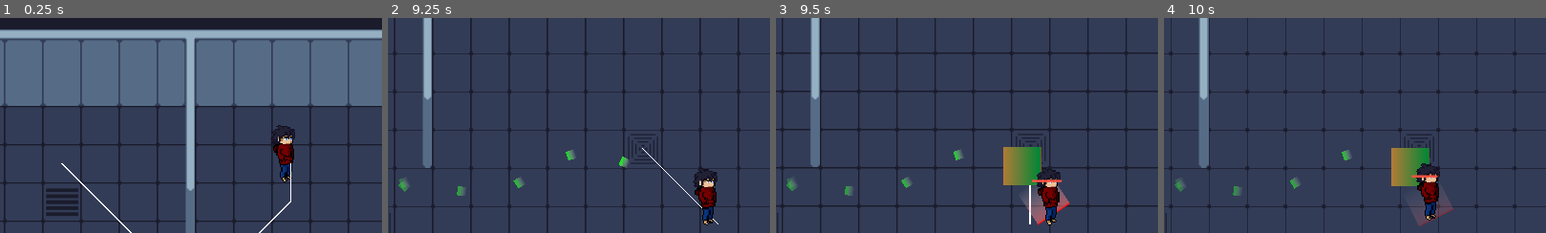
Above: before the commit, frames 1-4 (left to right).
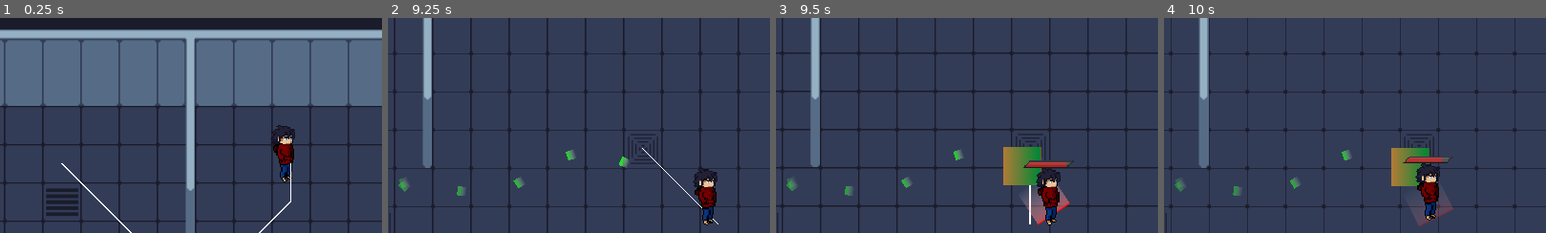
Above: after the commit, the same moments.

Repository: DarrylBD99/Game-Off-2023
Game: Godot game, scene res://Scenes/Levels/LevelTest.tscn
Two runs of this game, one before a commit and one after it. Both use one fixed random seed, a clock stepped at 60 frames per second and the inputs below.
Inputs (mouse positions are % of the whole screen's width and height, from its top left):
- Up to frame 1 (0.25 s): no input
- Up to frame 2 (9.25 s): move the mouse to (72, 45) at 0.52 s; hold D (player_right) 0.53-1.28 s; hold Q (player_ability) 0.53-1.28 s; move the mouse to (30, 55) at 1.27 s; hold S (player_down) 1.28-2.03 s; click (30, 55) at 1.35 s; move the mouse to (60, 28) at 2.02 s; hold D (player_right) 2.03-2.78 s; hold Q (player_ability) 2.03-2.78 s; move the mouse to (45, 70) at 2.77 s; hold W (player_up) 2.78-3.53 s; click (45, 70) at 2.85 s; move the mouse to (80, 65) at 3.52 s; hold Q (player_ability) 3.53-4.28 s; hold A (player_left) 3.53-5.03 s; move the mouse to (20, 35) at 4.27 s; click (20, 35) at 4.35 s; move the mouse to (55, 50) at 5.02 s; hold S (player_down) 5.03-5.78 s; hold Q (player_ability) 5.03-5.78 s; move the mouse to (35, 25) at 5.77 s; hold D (player_right) 5.78-6.53 s; click (35, 25) at 5.85 s; move the mouse to (72, 45) at 6.52 s; hold W (player_up) 6.53-7.28 s; hold Q (player_ability) 6.53-7.28 s; move the mouse to (30, 55) at 7.27 s; hold D (player_right) 7.28-8.03 s; click (30, 55) at 7.35 s; move the mouse to (60, 28) at 8.02 s; hold S (player_down) 8.03-8.78 s; hold Q (player_ability) 8.03-8.78 s; move the mouse to (45, 70) at 8.77 s; hold A (player_left) from 8.78 s (still down); click (45, 70) at 8.85 s
- Up to frame 3 (9.5 s): keep holding A (player_left)
- Up to frame 4 (10 s): move the mouse to (80, 65) at 9.52 s; release A (player_left) at 9.53 s; hold W (player_up) from 9.53 s (still down); hold Q (player_ability) from 9.53 s (still down)
The pictures show only the part of the screen within x 13-63%, y 16-66%; the shares and areas given below are measured in that part.

Frames 1-2 are identical in both runs. In frame 3, 0.5% of the frame differs, in the area x 64-78%, y 66-77%; in frame 4, 0.5%.

Commit message:
updated health bar

Diff:
--- a/Scenes/GUI/HealthBar.tscn
+++ b/Scenes/GUI/HealthBar.tscn
@@ -1,26 +1,21 @@
-[gd_scene load_steps=4 format=3 uid="uid://chej3fpp47ckd"]
+[gd_scene load_steps=5 format=3 uid="uid://ck7up650h05ob"]
 
 [ext_resource type="Script" path="res://Scripts/GUI/HealthBar.gd" id="1_imu2r"]
+[ext_resource type="Texture2D" uid="uid://b0kaoc0g2hel6" path="res://Sprites/GUI/HealthBar/HealthBarBottom.png" id="1_vkm7y"]
+[ext_resource type="Texture2D" uid="uid://datiwrbdumw70" path="res://Sprites/GUI/HealthBar/HealthBarTop.png" id="2_fc1xy"]
+[ext_resource type="Texture2D" uid="uid://bdjs6q32v7dhy" path="res://Sprites/GUI/HealthBar/HealthBar.png" id="3_rrbio"]
 
-[sub_resource type="StyleBoxEmpty" id="StyleBoxEmpty_e2jxu"]
-
-[sub_resource type="StyleBoxFlat" id="StyleBoxFlat_4y6j1"]
-bg_color = Color(1, 0.32549, 0.258824, 1)
-corner_radius_top_left = 4
-corner_radius_top_right = 4
-corner_radius_bottom_right = 4
-corner_radius_bottom_left = 4
-
-[node name="HealthBar" type="ProgressBar"]
-z_index = 1
-offset_left = -14.0
-offset_top = -1.0
-offset_right = 14.0
-offset_bottom = 1.0
-theme_override_styles/background = SubResource("StyleBoxEmpty_e2jxu")
-theme_override_styles/fill = SubResource("StyleBoxFlat_4y6j1")
+[node name="HealthBar" type="TextureProgressBar"]
+texture_filter = 1
+offset_left = -21.0
+offset_top = -4.0
+offset_right = 21.0
+offset_bottom = 2.0
 value = 50.0
-show_percentage = false
+texture_under = ExtResource("1_vkm7y")
+texture_over = ExtResource("2_fc1xy")
+texture_progress = ExtResource("3_rrbio")
+texture_progress_offset = Vector2(2, 1)
 script = ExtResource("1_imu2r")
 
 [node name="VisibleTimer" type="Timer" parent="."]
--- a/Scenes/Objects/Entity/player.tscn
+++ b/Scenes/Objects/Entity/player.tscn
@@ -68,8 +68,8 @@
 shape = SubResource("RectangleShape2D_miyjb")
 
 [node name="HealthBar" parent="." node_paths=PackedStringArray("health") instance=ExtResource("5_8e6fa")]
-offset_top = -22.0
-offset_bottom = -20.0
+offset_top = -38.0
+offset_bottom = -36.0
 health = NodePath("../HP")
 
 [node name="SizeStateLabel" type="Label" parent="." node_paths=PackedStringArray("state_manager")]
--- a/Scripts/GUI/HealthBar.gd
+++ b/Scripts/GUI/HealthBar.gd
@@ -1,17 +1,20 @@
-extends ProgressBar
+extends TextureProgressBar
 
 @export var health : Health
+
 var old_value : float
 var visible_bool : bool = false
 var fade_bool : bool = false
 
 func _ready():
-	value = health.hp / health.hp_max * 100
+	max_value = health.hp_max
+	value = health.hp
 	old_value = value
+
 	set_modulate(Color(1,1,1,0))
 
 func _process(_delta):
-	value = health.hp / health.hp_max * 100
+	value = health.hp
 
 	if visible_bool and $VisibleTimer.is_stopped():
 		visible_bool = false
@@ -26,6 +29,7 @@
 			var opacity : float = 1 - time_elapsed_fraction
 			set_modulate(Color(1,1,1,opacity))
 		else:
+			set_modulate(Color(1,1,1,0))
 			fade_bool = false
 
 	if not old_value == value:
Not shown: 1 places in Scenes/Objects/Entity/player.tscn that only renumber resources
Binary file added: Sprites/GUI/HealthBar/HealthBar.png
Not shown, added: Sprites/GUI/HealthBar/HealthBar.png.import
Binary file added: Sprites/GUI/HealthBar/HealthBarBottom.png
Not shown, added: Sprites/GUI/HealthBar/HealthBarBottom.png.import
Binary file added: Sprites/GUI/HealthBar/HealthBarTop.png
Not shown, added: Sprites/GUI/HealthBar/HealthBarTop.png.import
